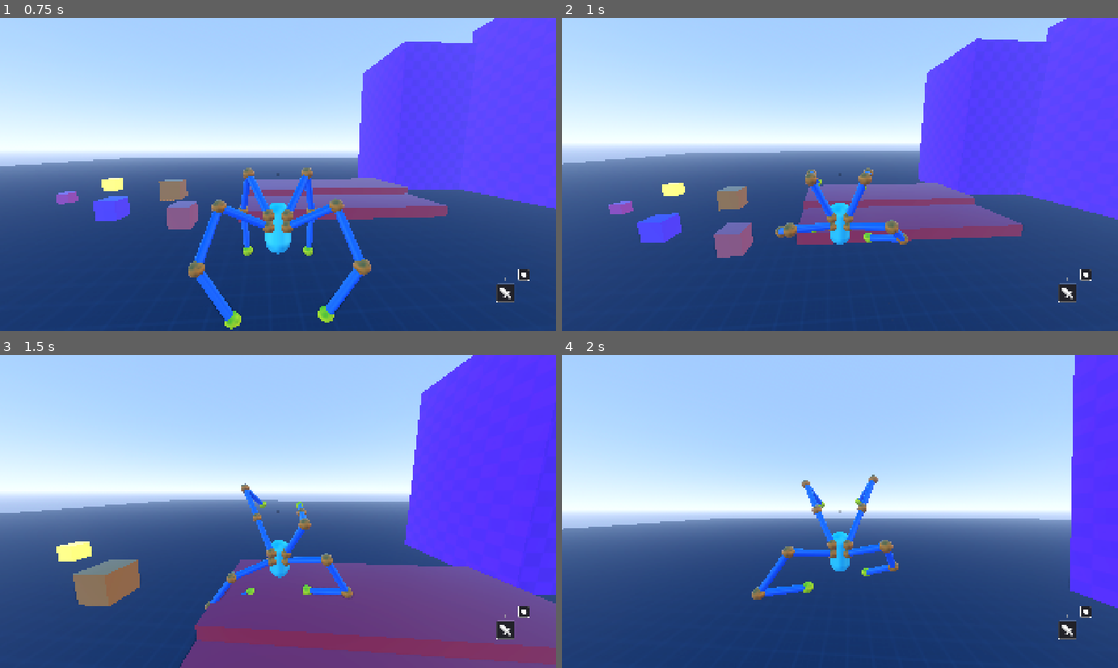
Above: before the commit, frames 1-4 (two rows, left to right).
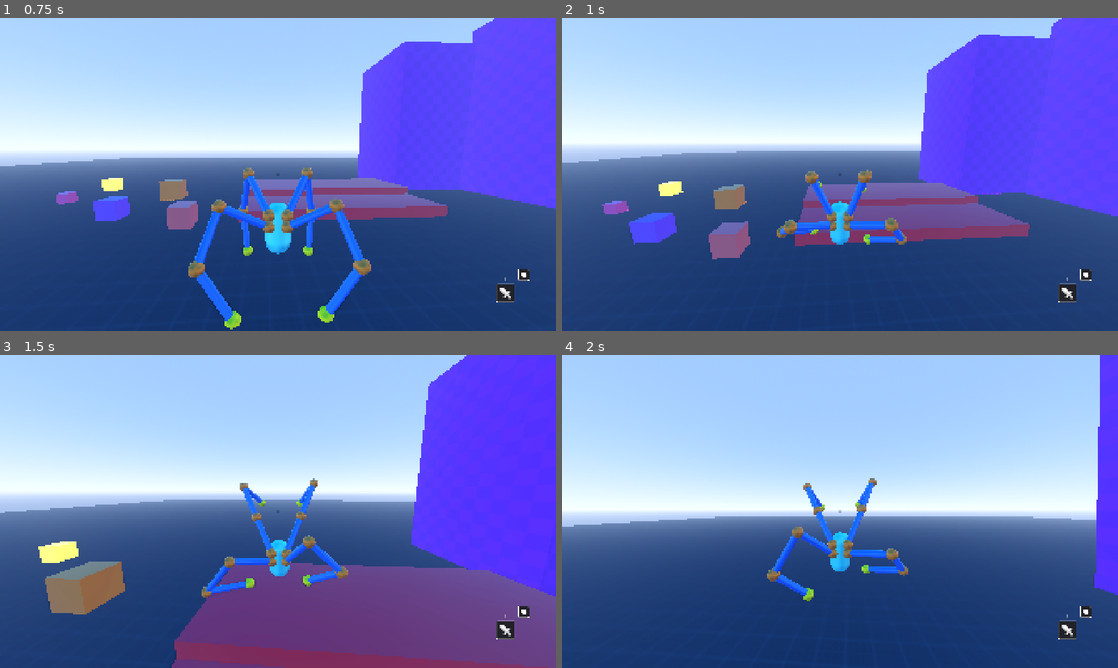
Above: after the commit, the same moments.

Repository: lliamsymonds04/doc-oc
Game: Godot game, scene res://main.tscn
The game is run twice, just before and just after one commit, with the same random seed, the same clock (stepped at 60 frames per second) and the same inputs.
Inputs (mouse positions are in pixels of both pictures, inside the frame that each line leads up to):
- Up to frame 1 (0.75 s): move the mouse to (305, 174) at 0.52 s; hold W (forward) from 0.53 s (still down); hold Shift (sprint) from 0.53 s (still down)
- Up to frame 2 (1 s): keep holding W (forward); keep holding Shift (sprint); tap Space (jump) at 0.77, 0.8 s
- Up to frame 3 (1.5 s): keep holding W (forward); tap Space (jump) at 1.07, 1.35 s; move the mouse to (250, 511) at 1.27 s; release Shift (sprint) at 1.28 s
- Up to frame 4 (2 s): keep holding W (forward); tap Space (jump) at 1.52, 1.82 s; tap Shift (sprint) at 1.55 s

Frame 1 is identical in both runs. In frame 2, 2.4% of the frame differs, in the area x 0-100%, y 0-78%; in frame 3, 11%, in the area x 0-100%, y 0-100%; in frame 4, 6.0%.

Commit message:
feat: made dash feel snappier by add a dash jump ceiling for charging jumps

Diff:
--- a/systems/player/config/jump_config.gd
+++ b/systems/player/config/jump_config.gd
@@ -2,17 +2,16 @@
 extends Resource
 
 @export_group("Grounded Jump")
-## Hold time that maps to a full-charge (vertical) hop.
-@export var max_jump_hold_time: float = 0.35
+@export var max_jump_hold_time: float = 0.7
+@export var dash_jump_ceiling: float = 0.2
 ## Charge 0: flat, fast launch.
-@export var dash_vertical_velocity: float = 7.0
+@export var dash_vertical_velocity: float = 8.0
 @export var dash_horizontal_velocity: float = 22.0
 ## Charge 1: the high, floaty hop.
 @export var hop_vertical_velocity: float = 20.0
-@export var hop_horizontal_velocity: float = 4.0
+@export var hop_horizontal_velocity: float = 10.0
 
 @export_group("Jump Gravity")
-## Gravity scale while rising, per charge. Higher = snappier, shorter airtime.
 @export var dash_gravity_multiplier: float = 2.6
 @export var hop_gravity_multiplier: float = 1.0
 ## Extra scale applied once falling, so there is no hang time at the apex.
--- a/systems/player/player_jump_controller.gd
+++ b/systems/player/player_jump_controller.gd
@@ -40,15 +40,18 @@
 
 
 ## pure jump math: builds the launch velocity and charge from hold time.
-## does not mutate the player or the state machine; the caller applies the result
 func create_launch(direction: Vector3) -> LaunchData:
-	var j := config
 	var data := LaunchData.new()
-	data.charge = clampf(hold_time / j.max_jump_hold_time, 0.0, 1.0)
 
-	# charge trades vertical for horizontal: 0 is a flat dash, 1 is a high hop
-	var vertical := lerpf(j.dash_vertical_velocity, j.hop_vertical_velocity, data.charge)
-	var horizontal := lerpf(j.dash_horizontal_velocity, j.hop_horizontal_velocity, data.charge)
+	if hold_time < config.dash_jump_ceiling:
+		data.charge = 0.0
+	else:
+		data.charge = clampf(hold_time / config.max_jump_hold_time, 0.0, 1.0)
+
+	var vertical := lerpf(config.dash_vertical_velocity, config.hop_vertical_velocity, data.charge)
+	var horizontal := lerpf(
+		config.dash_horizontal_velocity, config.hop_horizontal_velocity, data.charge
+	)
 
 	# with no stick input, commit forward so a tap is always a dash, never a pop
 	var dir := direction
@@ -66,7 +69,9 @@
 	velocity.z = launch.z
 
 	data.velocity = velocity
-	data.rising_gravity = lerpf(j.dash_gravity_multiplier, j.hop_gravity_multiplier, data.charge)
+	data.rising_gravity = lerpf(
+		config.dash_gravity_multiplier, config.hop_gravity_multiplier, data.charge
+	)
 	return data
 
 
--- a/systems/player/states/grounded_state.gd
+++ b/systems/player/states/grounded_state.gd
@@ -80,8 +80,6 @@
 	if direction.length_squared() > 0.0:
 		direction = direction.normalized()
 
-	# ramp toward the target velocity so acceleration is a real, sustained
-	# signal instead of an instantaneous step (feeds the camera's pitch/trail)
 	var w := 1.0 - exp(-p.movement.accel * dt)
 	var target := direction * speed
 	p.velocity.x = lerpf(p.velocity.x, target.x, w)
@@ -120,6 +118,11 @@
 
 	_update_body_y_offset(dt)
 	_handle_jump(direction)
+	_handle_input()
+
+
+func _handle_input() -> void:
+	var p := player
 
 	var want_sprint := Input.is_action_pressed("sprint")
 	if want_sprint and !is_sprinting:
@@ -385,9 +388,6 @@
 		_plant_sprint_limbs()
 
 
-## Puts the upper limbs into leg mode and grounds them immediately.
-## Lead is computed from run speed, not player.velocity: landing from a dash the
-## raw velocity is several times sprint speed and its step lead is out of reach.
 func _plant_sprint_limbs() -> void:
 	var p := player
 	var run_speed := p.movement.speed * p.grounded.sprint_multiplier
